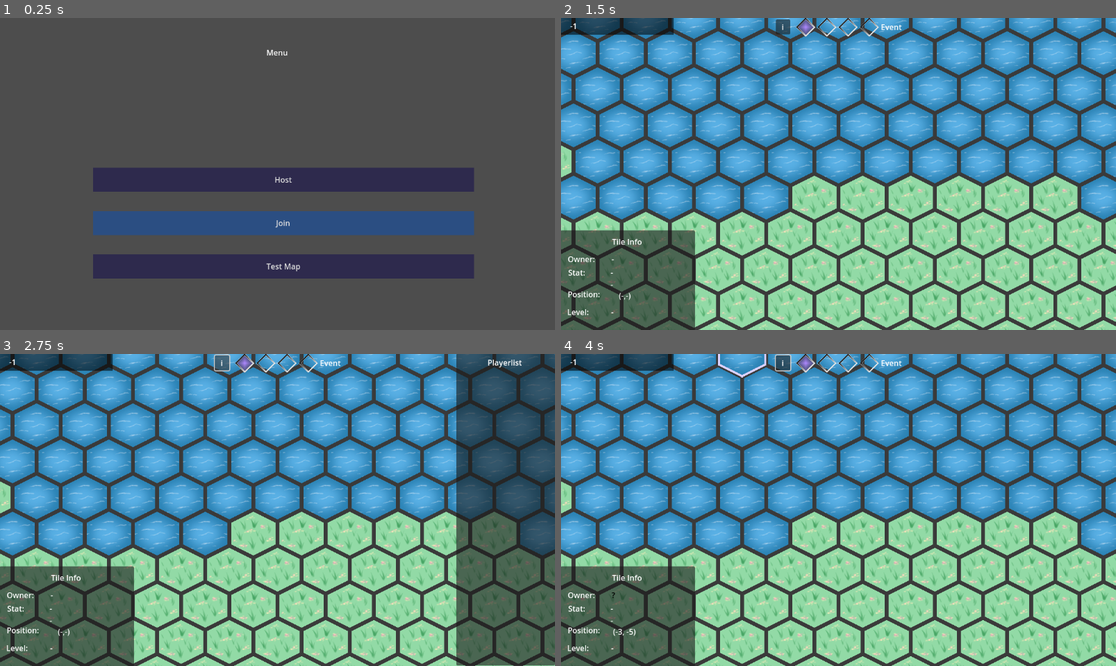
Above: before the commit, frames 1-4 (two rows, left to right).
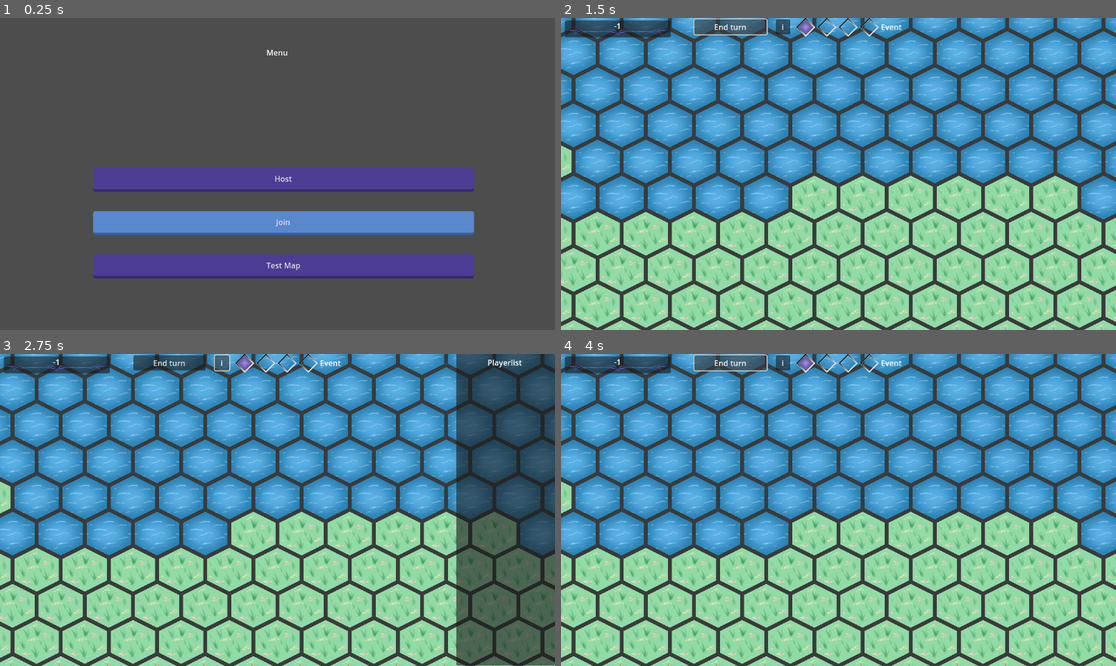
Above: after the commit, the same moments.

Repository: DragonCat4012/Shyv_Game
Game: Godot game, scene res://Scenes/menu.tscn
Two runs of this game, one before a commit and one after it. Both use one fixed random seed, a clock stepped at 60 frames per second and the inputs below.
Inputs (mouse positions are in pixels of both pictures, inside the frame that each line leads up to):
- Up to frame 1 (0.25 s): no input
- Up to frame 2 (1.5 s): click "Test Map" at 0.5 s; click "End turn" at 1.25 s
- Up to frame 3 (2.75 s): click "i" at 2 s
- Up to frame 4 (4 s): click "i" at 2.75 s; click (733, 363) at 3.5 s, where only the run after the commit has a clickable "End turn"

The runs differ from the first frame. In frame 1, 16% of the frame differs, in the area x 16-86%, y 47-84%; in frame 2, 7.7%; in frame 3, 7.6%; in frame 4, 7.9%.
Error before the commit: Invalid access to property or key 'assignedID' on a base object of type 'Nil'. (res://Scenes/Overlays/PhaseManager.gd:12)

Commit message:
Add some UI

Diff:
--- a/Graphics/Themes/deleteTheme.tres
+++ b/Graphics/Themes/deleteTheme.tres
@@ -2,9 +2,17 @@
 
 [sub_resource type="StyleBoxFlat" id="StyleBoxFlat_8lc4l"]
 bg_color = Color(0.95148, 0.482195, 0.449028, 1)
+corner_radius_top_left = 5
+corner_radius_top_right = 5
+corner_radius_bottom_right = 5
+corner_radius_bottom_left = 5
 
 [sub_resource type="StyleBoxFlat" id="StyleBoxFlat_b3n8a"]
 bg_color = Color(0.572179, 0.245624, 0.234265, 1)
+corner_radius_top_left = 5
+corner_radius_top_right = 5
+corner_radius_bottom_right = 5
+corner_radius_bottom_left = 5
 
 [resource]
 Button/styles/hover = SubResource("StyleBoxFlat_8lc4l")
--- a/Graphics/Themes/primaryTheme.tres
+++ b/Graphics/Themes/primaryTheme.tres
@@ -1,10 +1,22 @@
 [gd_resource type="Theme" load_steps=3 format=3 uid="uid://41ggext22ekn"]
 
 [sub_resource type="StyleBoxFlat" id="StyleBoxFlat_a27g6"]
-bg_color = Color(0.396777, 0.573693, 0.836791, 1)
+bg_color = Color(0.533333, 0.682353, 0.901961, 1)
+border_width_bottom = 5
+border_color = Color(0.34902, 0.533333, 0.803922, 1)
+corner_radius_top_left = 5
+corner_radius_top_right = 5
+corner_radius_bottom_right = 5
+corner_radius_bottom_left = 5
 
 [sub_resource type="StyleBoxFlat" id="StyleBoxFlat_isc0i"]
-bg_color = Color(0.169164, 0.306433, 0.509739, 1)
+bg_color = Color(0.350321, 0.532286, 0.802789, 1)
+border_width_bottom = 5
+border_color = Color(0.213559, 0.374352, 0.609482, 1)
+corner_radius_top_left = 5
+corner_radius_top_right = 5
+corner_radius_bottom_right = 5
+corner_radius_bottom_left = 5
 
 [resource]
 Button/styles/hover = SubResource("StyleBoxFlat_a27g6")
--- a/Graphics/Themes/secondaryTheme.tres
+++ b/Graphics/Themes/secondaryTheme.tres
@@ -1,10 +1,22 @@
 [gd_resource type="Theme" load_steps=3 format=3 uid="uid://b6hpkyatqusml"]
 
 [sub_resource type="StyleBoxFlat" id="StyleBoxFlat_s6l3d"]
-bg_color = Color(0.63887, 0.549412, 0.78501, 1)
+bg_color = Color(0.527981, 0.42839, 0.68166, 1)
+border_width_bottom = 5
+border_color = Color(0.305882, 0.235294, 0.580392, 1)
+corner_radius_top_left = 5
+corner_radius_top_right = 5
+corner_radius_bottom_right = 5
+corner_radius_bottom_left = 5
 
 [sub_resource type="StyleBoxFlat" id="StyleBoxFlat_1brhs"]
-bg_color = Color(0.179934, 0.166561, 0.301364, 1)
+bg_color = Color(0.305802, 0.235372, 0.58087, 1)
+border_width_bottom = 5
+border_color = Color(0.215581, 0.160087, 0.425458, 1)
+corner_radius_top_left = 5
+corner_radius_top_right = 5
+corner_radius_bottom_right = 5
+corner_radius_bottom_left = 5
 
 [resource]
 Button/styles/hover = SubResource("StyleBoxFlat_s6l3d")
--- a/Scenes/Game/MapScene.gd
+++ b/Scenes/Game/MapScene.gd
@@ -60,6 +60,7 @@
 
 	# Default hide
 	player_list_scene.visible = false
+	tile_info_panel.visible = false
 
 	# Connect to Signals
 	EventSystem.PHASE_UPDATED.connect(_on_update_game_phase)
--- a/Scenes/Game/map.tscn
+++ b/Scenes/Game/map.tscn
@@ -1,11 +1,13 @@
-[gd_scene load_steps=10 format=3 uid="uid://7j7no5evfsjn"]
+[gd_scene load_steps=12 format=3 uid="uid://7j7no5evfsjn"]
 
 [ext_resource type="Script" path="res://Scenes/Game/MapScene.gd" id="1_jltnr"]
 [ext_resource type="Script" path="res://Scenes/Game/Camera2D.gd" id="3_nnm0c"]
 [ext_resource type="TileSet" uid="uid://bly1nmde8eksv" path="res://Graphics/map.tres" id="3_tbyt8"]
+[ext_resource type="Texture2D" uid="uid://f2ambigpxlwv" path="res://Graphics/Overlays/corner.png" id="4_0ip84"]
 [ext_resource type="PackedScene" uid="uid://md3mc5jmctsj" path="res://Scenes/Overlays/GamePhasesScene.tscn" id="4_v3vhx"]
 [ext_resource type="PackedScene" uid="uid://cqu4dqw8hmixw" path="res://Scenes/Overlays/PlayerList/PlayerListScene.tscn" id="5_u20ln"]
 [ext_resource type="PackedScene" uid="uid://jc0rwis1gjgx" path="res://Scenes/Overlays/TurnView/TurnView.tscn" id="6_nh4wk"]
+[ext_resource type="Texture2D" uid="uid://dgtgp651xlux" path="res://Graphics/Overlays/title.png" id="8_lbnwj"]
 
 [sub_resource type="Gradient" id="Gradient_6mp1p"]
 interpolation_mode = 1
@@ -136,6 +138,16 @@
 horizontal_alignment = 1
 vertical_alignment = 1
 
+[node name="TextureRect" type="TextureRect" parent="Camera2D/Control/TileInfoPanel"]
+layout_mode = 0
+offset_left = 157.0
+offset_top = -2.0
+offset_right = 279.0
+offset_bottom = 119.0
+texture = ExtResource("4_0ip84")
+expand_mode = 1
+flip_h = true
+
 [node name="GamePhasesScene" parent="Camera2D/Control" instance=ExtResource("4_v3vhx")]
 position = Vector2(487, 0)
 
@@ -155,27 +167,34 @@
 [node name="TurnView" parent="Camera2D/Control" instance=ExtResource("6_nh4wk")]
 position = Vector2(276, 4)
 
-[node name="NameBox" type="Control" parent="Camera2D/Control"]
-anchors_preset = 0
-offset_right = 40.0
-offset_bottom = 40.0
-
-[node name="ColorRect" type="ColorRect" parent="Camera2D/Control/NameBox"]
-layout_mode = 0
-offset_left = 233.0
-offset_top = -4.0
-offset_right = 309.0
-offset_bottom = 36.0
-scale = Vector2(-3.096, 1)
-color = Color(0, 0, 0, 0.564706)
+[node name="NameBox" type="Panel" parent="Camera2D/Control"]
+layout_mode = 0
+offset_left = 7.0
+offset_top = 6.0
+offset_right = 227.0
+offset_bottom = 41.0
 
 [node name="PeerID" type="Label" parent="Camera2D/Control/NameBox"]
-layout_mode = 0
-offset_left = 18.0
-offset_top = 6.0
-offset_right = 217.0
-offset_bottom = 31.0
+layout_mode = 1
+anchors_preset = 10
+anchor_right = 1.0
+offset_bottom = 23.0
+grow_horizontal = 2
 text = "-1"
+horizontal_alignment = 1
+vertical_alignment = 1
+
+[node name="TextureRect" type="TextureRect" parent="Camera2D/Control/NameBox"]
+layout_mode = 1
+anchors_preset = -1
+anchor_top = 0.439024
+anchor_right = 1.0
+anchor_bottom = 1.12195
+grow_horizontal = 2
+grow_vertical = 2
+texture = ExtResource("8_lbnwj")
+expand_mode = 1
+metadata/_edit_use_anchors_ = true
 
 [connection signal="gui_input" from="Camera2D/Control" to="." method="_on_control_gui_input"]
 [connection signal="pressed" from="Camera2D/Control/PlayerListButton" to="." method="_on_player_list_button_pressed"]
--- a/Scenes/Overlays/PhaseManager.gd
+++ b/Scenes/Overlays/PhaseManager.gd
@@ -8,6 +8,9 @@
 		GamManager.endedTurnNations.append(str(nationID))
 
 func end_turn(): # Should only be called by peer
+	if !GamManager.connected:
+		print("Player not connected")
+		return
 	GamManager.hasEndedTurn = true
 	rpc("on_player_has_end_turn", GamManager.ownNation.assignedID)
 
Binary file added: Graphics/Overlays/corner.png
Not shown, added: Graphics/Overlays/corner.png.import
Binary file added: Graphics/Overlays/title.png
Not shown, added: Graphics/Overlays/title.png.import
